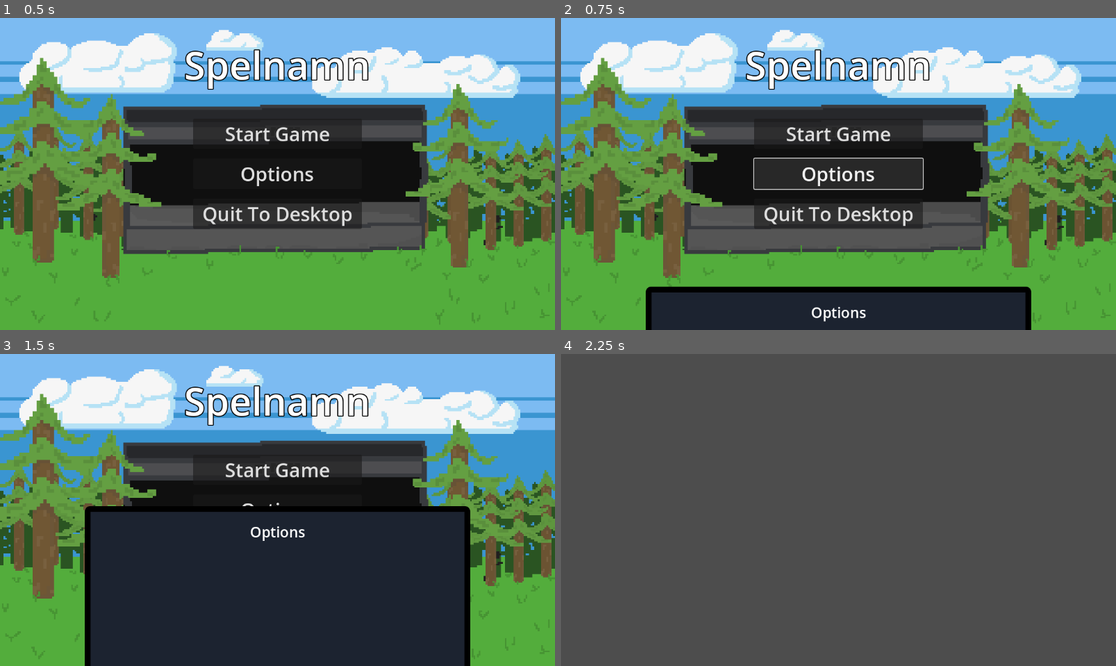
Above: before the commit, frames 1-4 (two rows, left to right).
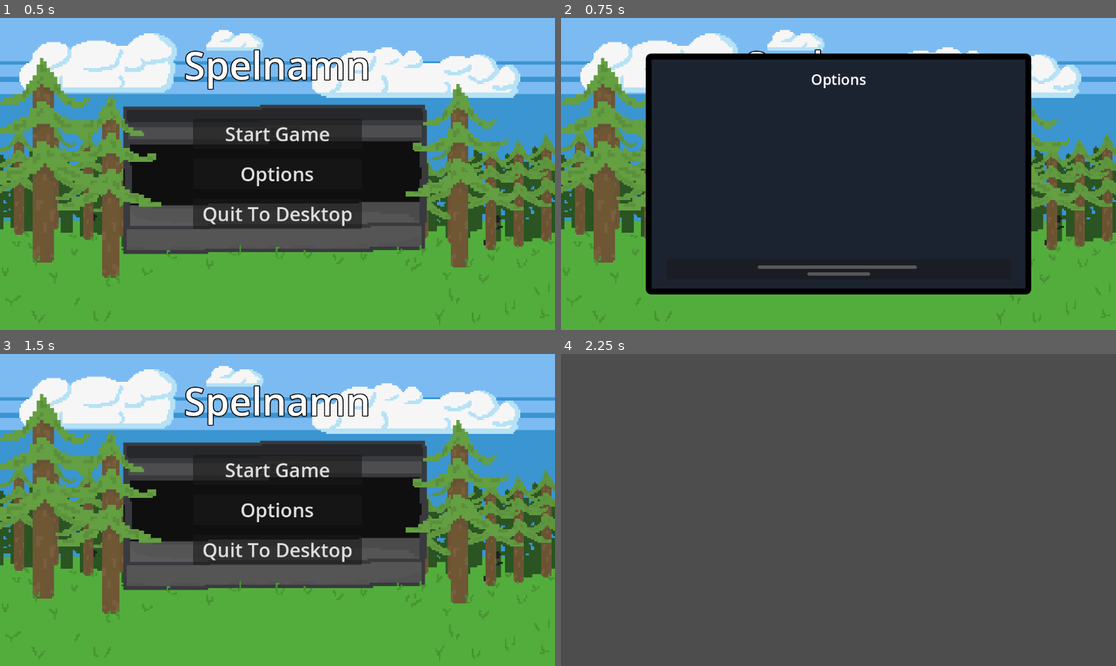
Above: after the commit, the same moments.

Repository: Goldstar32/TMMGame
Game: Godot game, scene res://Scenes/Menus/main_menu.tscn
Same seed, same stepped clock (60 frames per second), same inputs: the game is played once before the commit and once after it.
Inputs (mouse positions are in pixels of both pictures, inside the frame that each line leads up to):
- Up to frame 1 (0.5 s): no input
- Up to frame 2 (0.75 s): click "Options" at 0.5 s
- Up to frame 3 (1.5 s): click (277, 603) at 1.25 s
- Up to frame 4 (2.25 s): click "Start Game" at 2 s

Frame 1 is identical in both runs. In frame 2, 52% of the frame differs, in the area x 15-85%, y 11-100%; in frame 3, 33%; in frame 4, nothing differs.

Commit message:
Tog bort felaktig animation

Diff:
--- a/Scenes/Menus/options_menu.tscn
+++ b/Scenes/Menus/options_menu.tscn
@@ -1,44 +1,7 @@
-[gd_scene load_steps=7 format=3 uid="uid://bumkwyodpae4c"]
+[gd_scene load_steps=4 format=3 uid="uid://bumkwyodpae4c"]
 
 [ext_resource type="Texture2D" uid="uid://tu2lmp5ft7qd" path="res://Assets/menu-stuff/pad-arrow.png" id="1_konqf"]
 [ext_resource type="Script" path="res://Scripts/Menus/options_menu.gd" id="1_mwxus"]
-
-[sub_resource type="Animation" id="Animation_gf0di"]
-length = 0.001
-tracks/0/type = "value"
-tracks/0/imported = false
-tracks/0/enabled = true
-tracks/0/path = NodePath("MenuPanel:position")
-tracks/0/interp = 1
-tracks/0/loop_wrap = true
-tracks/0/keys = {
-"times": PackedFloat32Array(0),
-"transitions": PackedFloat32Array(1),
-"update": 0,
-"values": [Vector2(176, 74)]
-}
-
-[sub_resource type="Animation" id="Animation_6bkmo"]
-resource_name = "pad_animation"
-length = 0.5
-tracks/0/type = "value"
-tracks/0/imported = false
-tracks/0/enabled = true
-tracks/0/path = NodePath("MenuPanel:position")
-tracks/0/interp = 1
-tracks/0/loop_wrap = true
-tracks/0/keys = {
-"times": PackedFloat32Array(0, 0.5),
-"transitions": PackedFloat32Array(1, 1),
-"update": 0,
-"values": [Vector2(176, 800), Vector2(176, 74)]
-}
-
-[sub_resource type="AnimationLibrary" id="AnimationLibrary_so4y0"]
-_data = {
-"RESET": SubResource("Animation_gf0di"),
-"pad_animation": SubResource("Animation_6bkmo")
-}
 
 [sub_resource type="StyleBoxFlat" id="StyleBoxFlat_b0uj0"]
 bg_color = Color(0.108516, 0.137763, 0.189462, 1)
@@ -63,11 +26,6 @@
 size_flags_vertical = 4
 script = ExtResource("1_mwxus")
 
-[node name="AnimationPlayer" type="AnimationPlayer" parent="."]
-libraries = {
-"": SubResource("AnimationLibrary_so4y0")
-}
-
 [node name="MenuPanel" type="Panel" parent="."]
 layout_mode = 1
 anchors_preset = 8
@@ -75,10 +33,10 @@
 anchor_top = 0.5
 anchor_right = 0.5
 anchor_bottom = 0.5
-offset_left = 176.0
-offset_top = 74.0
-offset_right = 976.0
-offset_bottom = 574.001
+offset_left = -400.0
+offset_top = -250.0
+offset_right = 400.0
+offset_bottom = 250.0
 grow_horizontal = 2
 grow_vertical = 2
 theme_override_styles/panel = SubResource("StyleBoxFlat_b0uj0")
--- a/Scripts/Menus/options_menu.gd
+++ b/Scripts/Menus/options_menu.gd
@@ -5,8 +5,7 @@
 # Called when the node enters the scene tree for the first time.
 func _ready():
 	#spela padda up animationen
-	$AnimationPlayer.play("pad_animation")
-
+	pass
 
 
 # Called every frame. 'delta' is the elapsed time since the previous frame.
@@ -16,6 +15,4 @@
 
 func _on_button_button_up():
 	#spela animationen i en halv sekund och ta bort options från scenen
-	$AnimationPlayer.play_backwards("pad_animation")
-	await get_tree().create_timer(0.5).timeout
 	get_tree().root.remove_child(options_menu)
